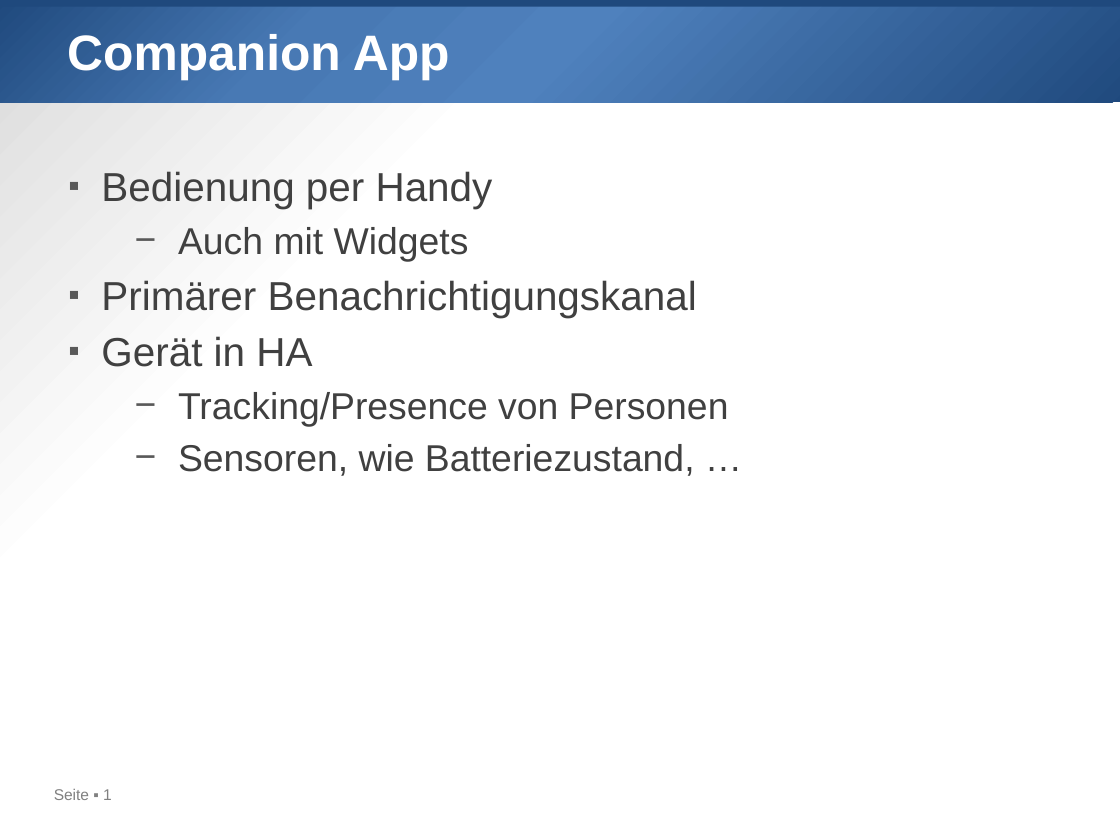
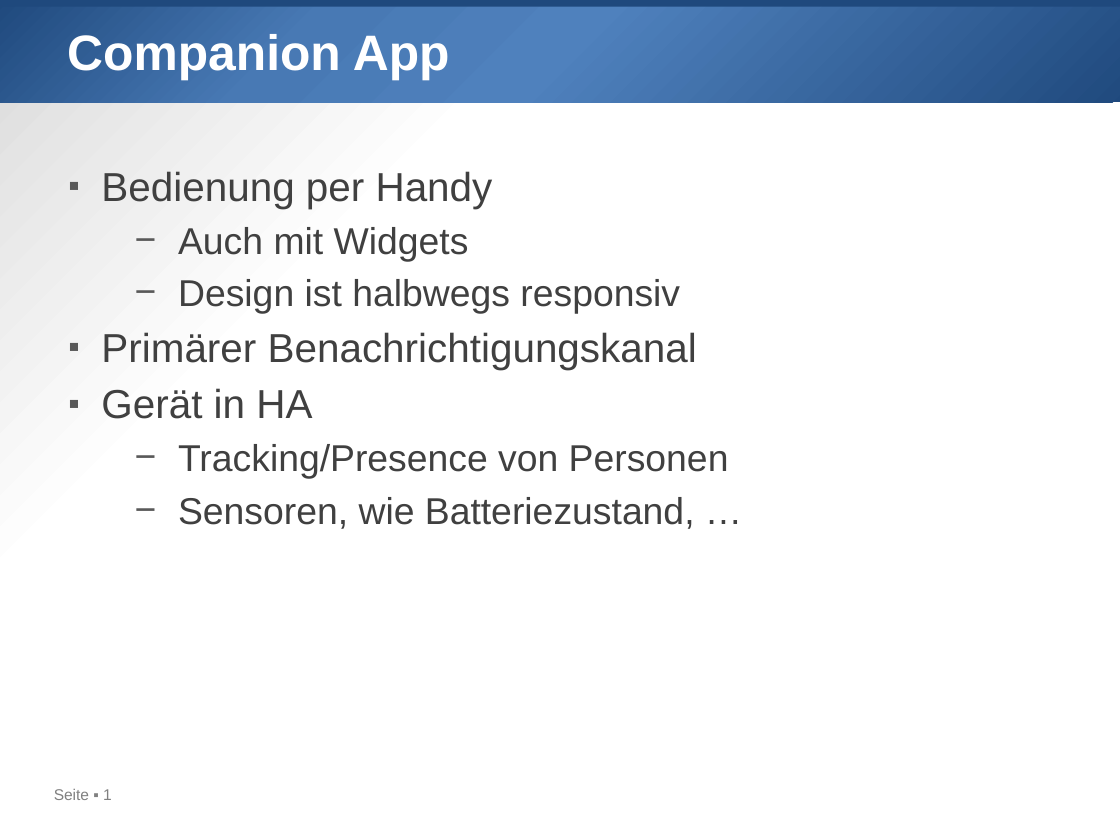
Before and after one commit to htl-leo/sperlhof, a slide deck: slide 1 of 2025-03-31/02_companion app.pptx. Drawn at 1120x840 pixels with LibreOffice and Linux fonts; fonts in the diff are those of the drawing. Boxes give left, top, right and bottom in pixels: in the first picture for what was removed or moved away, otherwise in the second. Text is boxed around its words. In the diff, an @@ line names an element or a change of style, - is before the commit and + after.

```diff
--- a/2025-03-31/02_companion app.pptx
+++ b/2025-03-31/02_companion app.pptx
@@ text at bbox=[178, 279, 680, 314]: paragraph added @@
+  − Design ist halbwegs responsiv
```
Also in this commit, not shown: 3 other slides changed, 3 slides added, 27 other files.
